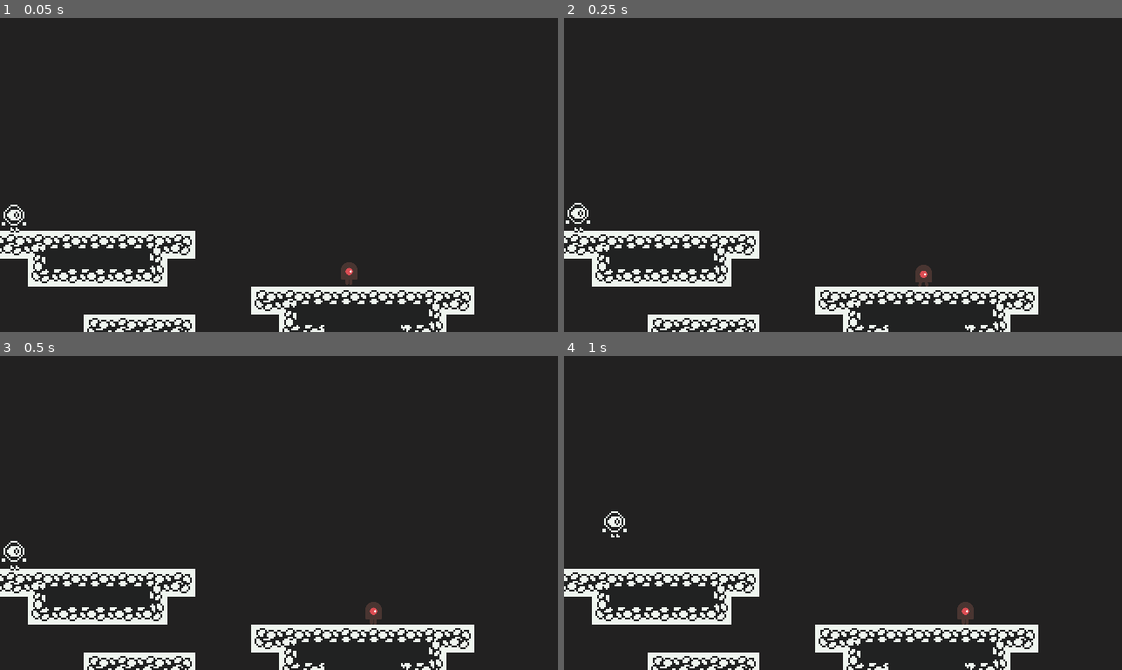
Above: before the commit, frames 1-4 (two rows, left to right).
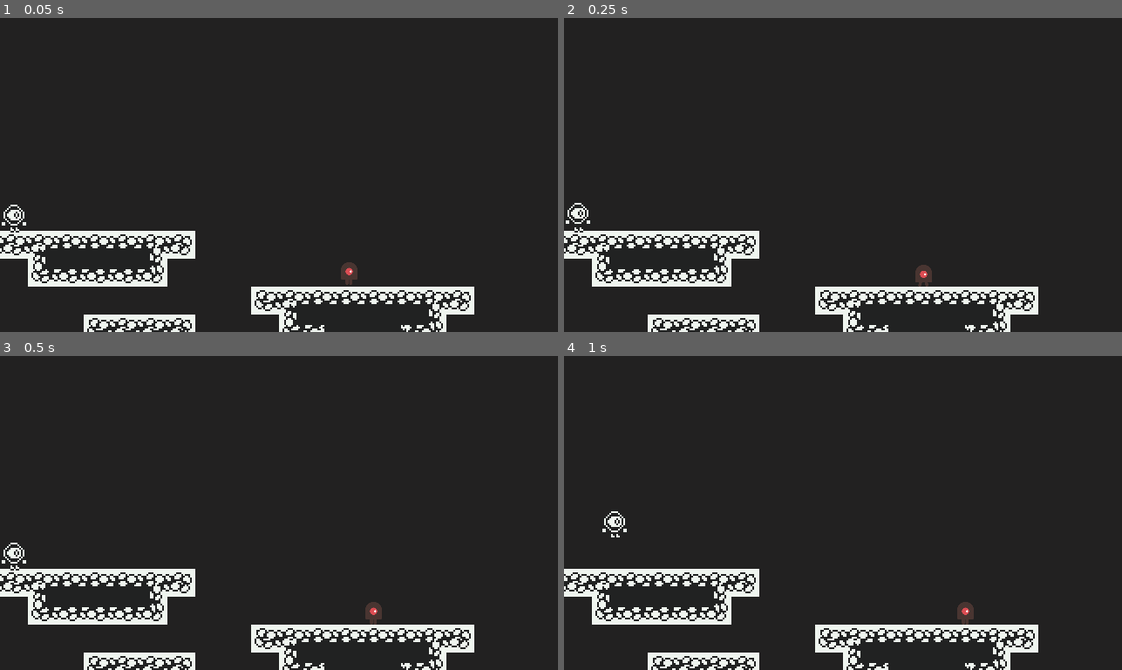
Above: after the commit, the same moments.

Repository: lssalgado/oge-godot
Game: Godot game, scene res://scenes/World.tscn
Two runs of this game, one before a commit and one after it. Both use one fixed random seed, a clock stepped at 60 frames per second and the inputs below.
Inputs:
- Up to frame 1 (0.05 s): no input
- Up to frame 2 (0.25 s): no input
- Up to frame 3 (0.5 s): no input
- Up to frame 4 (1 s): hold Right (ui_right) from 0.53 s (still down); tap Up (ui_up) at 0.77 s

Frames 1-2 are identical in both runs. In frame 3, 0.1% of the frame differs, in the area x 0-5%, y 58-67%; in frame 4, nothing differs.

Commit message:
many things

Diff:
--- a/project.godot
+++ b/project.godot
@@ -85,6 +85,12 @@
  ]
 }
 
+[layer_names]
+
+2d_physics/layer_1="World"
+2d_physics/layer_2="Player"
+2d_physics/layer_3="Enemy"
+
 [rendering]
 
 environment/default_clear_color=Color( 0.137255, 0.133333, 0.133333, 1 )
--- a/scenes/Mob.tscn
+++ b/scenes/Mob.tscn
@@ -8,7 +8,7 @@
 animations = [ {
 "frames": [ ExtResource( 1 ), ExtResource( 2 ) ],
 "loop": true,
-"name": "Walk",
+"name": "walk",
 "speed": 5.0
 } ]
 
@@ -25,16 +25,21 @@
 "Mob",
 ]]
 position = Vector2( 0.223221, -0.23597 )
+collision_layer = 8
+collision_mask = 3
 script = ExtResource( 3 )
 __meta__ = {
 "_edit_group_": true
 }
 
-[node name="AnimatedSprite" type="AnimatedSprite" parent="."]
+[node name="Skin" type="Node2D" parent="."]
 rotation = -1.5708
 scale = Vector2( 0.1, 0.1 )
+
+[node name="AnimatedSprite" type="AnimatedSprite" parent="Skin"]
+scale = Vector2( 1, 1 )
 frames = SubResource( 1 )
-animation = "Walk"
+animation = "walk"
 
 [node name="CollisionShape2D" type="CollisionShape2D" parent="."]
 shape = SubResource( 2 )
@@ -46,13 +51,11 @@
 position = Vector2( 5, 6 )
 enabled = true
 cast_to = Vector2( 6, 0 )
-collision_mask = 2
 
 [node name="WallCollision2" type="RayCast2D" parent="Raycasts"]
 position = Vector2( 5, -12 )
 enabled = true
 cast_to = Vector2( 6, 0 )
-collision_mask = 2
 
 [node name="Ledge" type="RayCast2D" parent="Raycasts"]
 position = Vector2( 6, 6 )
@@ -62,12 +65,16 @@
 [node name="Event_Collisions" type="Node2D" parent="."]
 
 [node name="Top" type="Area2D" parent="Event_Collisions"]
+collision_layer = 4
+collision_mask = 2
 
 [node name="CollisionShape2D" type="CollisionShape2D" parent="Event_Collisions/Top"]
 position = Vector2( 0, -6.20702 )
 shape = SubResource( 3 )
 
 [node name="Sides" type="Area2D" parent="Event_Collisions"]
+collision_layer = 4
+collision_mask = 2
 
 [node name="CollisionShape2D" type="CollisionShape2D" parent="Event_Collisions/Sides"]
 position = Vector2( -4, 0 )
--- a/scenes/Player.tscn
+++ b/scenes/Player.tscn
@@ -1,36 +1,35 @@
-[gd_scene load_steps=6 format=2]
+[gd_scene load_steps=9 format=2]
 
 [ext_resource path="res://assets/sprites/player/player.png" type="Texture" id=1]
 [ext_resource path="res://scripts/player/player.gd" type="Script" id=2]
 
-[sub_resource type="RectangleShape2D" id=1]
-extents = Vector2( 3.5, 7.5 )
-
-[sub_resource type="Animation" id=2]
+[sub_resource type="Animation" id=1]
 resource_name = "idle"
-length = 2.271
+length = 1.75
 loop = true
+step = 0.15
 tracks/0/type = "value"
-tracks/0/path = NodePath("Sprite:frame")
+tracks/0/path = NodePath(".:frame")
 tracks/0/interp = 1
-tracks/0/loop_wrap = false
+tracks/0/loop_wrap = true
 tracks/0/imported = false
 tracks/0/enabled = true
 tracks/0/keys = {
-"times": PoolRealArray( 0, 0.2, 0.4, 0.6, 0.8, 1, 1.2, 1.4, 1.6, 1.8, 2, 2.05 ),
+"times": PoolRealArray( 0, 0.15, 0.3, 0.45, 0.6, 0.75, 0.9, 1.05, 1.2, 1.35, 1.5, 1.65 ),
 "transitions": PoolRealArray( 1, 1, 1, 1, 1, 1, 1, 1, 1, 1, 1, 1 ),
 "update": 1,
 "values": [ 0, 1, 2, 3, 4, 5, 6, 7, 8, 9, 10, 11 ]
 }
 
-[sub_resource type="Animation" id=3]
+[sub_resource type="Animation" id=2]
 resource_name = "walk"
 length = 0.6
 loop = true
+step = 0.15
 tracks/0/type = "value"
-tracks/0/path = NodePath("Sprite:frame")
+tracks/0/path = NodePath(".:frame")
 tracks/0/interp = 1
-tracks/0/loop_wrap = false
+tracks/0/loop_wrap = true
 tracks/0/imported = false
 tracks/0/enabled = true
 tracks/0/keys = {
@@ -40,9 +39,50 @@
 "values": [ 12, 13, 14, 15 ]
 }
 
+[sub_resource type="Animation" id=3]
+resource_name = "damage"
+length = 0.1
+step = 0.05
+tracks/0/type = "value"
+tracks/0/path = NodePath(".:modulate")
+tracks/0/interp = 1
+tracks/0/loop_wrap = true
+tracks/0/imported = false
+tracks/0/enabled = true
+tracks/0/keys = {
+"times": PoolRealArray( 0, 0.05, 0.1 ),
+"transitions": PoolRealArray( 1, 1, 1 ),
+"update": 0,
+"values": [ Color( 1, 1, 1, 1 ), Color( 0.611765, 0, 0, 1 ), Color( 1, 1, 1, 1 ) ]
+}
+
+[sub_resource type="Animation" id=4]
+resource_name = "flash"
+length = 0.3
+loop = true
+tracks/0/type = "value"
+tracks/0/path = NodePath(".:visible")
+tracks/0/interp = 1
+tracks/0/loop_wrap = true
+tracks/0/imported = false
+tracks/0/enabled = true
+tracks/0/keys = {
+"times": PoolRealArray( 0, 0.2 ),
+"transitions": PoolRealArray( 1, 1 ),
+"update": 1,
+"values": [ true, false ]
+}
+
+[sub_resource type="Animation" id=5]
+resource_name = "rest"
+
+[sub_resource type="RectangleShape2D" id=6]
+extents = Vector2( 3.5, 7.5 )
+
 [node name="Player" type="KinematicBody2D" groups=[
 "Player",
 ]]
+collision_layer = 2
 script = ExtResource( 2 )
 
 [node name="Sprite" type="Sprite" parent="." groups=[
@@ -51,14 +91,20 @@
 texture = ExtResource( 1 )
 vframes = 4
 hframes = 12
+frame = 13
+
+[node name="AnimationPlayer" type="AnimationPlayer" parent="Sprite"]
+anims/idle = SubResource( 1 )
+anims/walk = SubResource( 2 )
+
+[node name="AnimationEffects" type="AnimationPlayer" parent="Sprite"]
+anims/damage = SubResource( 3 )
+anims/flash = SubResource( 4 )
+anims/rest = SubResource( 5 )
 
 [node name="CollisionShape2D" type="CollisionShape2D" parent="."]
 position = Vector2( 0.5, 0.5 )
-shape = SubResource( 1 )
-
-[node name="AnimationPlayer" type="AnimationPlayer" parent="."]
-anims/idle = SubResource( 2 )
-anims/walk = SubResource( 3 )
+shape = SubResource( 6 )
 
 [node name="Camera2D" type="Camera2D" parent="."]
 current = true
@@ -73,3 +119,10 @@
 drag_margin_bottom = 0.3
 editor_draw_limits = true
 editor_draw_drag_margin = true
+
+[node name="Timers" type="Node2D" parent="."]
+
+[node name="Damage_Timer" type="Timer" parent="Timers"]
+wait_time = 5.0
+one_shot = true
+[connection signal="timeout" from="Timers/Damage_Timer" to="." method="_on_Damage_Timer_timeout"]
--- a/scenes/World.tscn
+++ b/scenes/World.tscn
@@ -471,7 +471,6 @@
 tile_set = SubResource( 48 )
 cell_size = Vector2( 16, 16 )
 cell_custom_transform = Transform2D( 16, 0, 0, 16, 0, 0 )
-collision_layer = 3
 format = 1
 tile_data = PoolIntArray( -65537, 0, 3, -1, 0, 65539, 65535, 0, 65539, 131071, 0, 65539, 196607, 0, 262148, 131072, 0,  …(2103 unchanged characters)…
 
--- a/scripts/Entity.gd
+++ b/scripts/Entity.gd
@@ -10,6 +10,8 @@
 
 var max_speed: int = 32
 var jump_force: int = 120
+var lives: int = 1
+var invulnerable: bool = false
 var resistance: float = NO_RESISTANCE
 var direction: float = 1
 var counter: int = 0
@@ -26,6 +28,9 @@
 	motion.y = -jump_force
 	resistance = AIR_RESISTANCE
 
+func take_damage():
+	pass
+
 func physics_process(delta: float):
 	process_horizontal_movement(delta)
 	process_vertical_movement(delta)
--- a/scripts/Mob.gd
+++ b/scripts/Mob.gd
@@ -3,7 +3,7 @@
 
 func _ready():
 	set_physics_process(true)
-	$AnimatedSprite.play("walk")
+	$Skin/AnimatedSprite.play("walk")
 
 func change_direction():
 	direction = direction * -1
@@ -24,5 +24,9 @@
 	physics_process(delta)
 
 func _on_Top_body_entered(body: Node):
-	if body.is_in_group("Player") == true:
+	if body.is_in_group("Player"):
 		queue_free()
+
+func _on_Sides_body_entered(body):
+	if body.is_in_group("Player") and body.invulnerable == false:
+		body.take_damage()
--- a/scripts/World.gd
+++ b/scripts/World.gd
@@ -54,6 +54,8 @@
 	add_mobs()
 	place_player()
 
+	$Player.connect("player_dead", self, "on_player_dead")
+
 func _process(delta: float):
 	if Input.is_action_just_pressed("restart"):
 		new_game()
@@ -63,3 +65,6 @@
 		new_game()
 	elif body.is_in_group("Mob") == true:
 		body.queue_free()
+
+func on_player_dead():
+	new_game()
--- a/scripts/player/player.gd
+++ b/scripts/player/player.gd
@@ -2,15 +2,31 @@
 
 class_name Player
 
+signal player_dead
+
 onready var sprite = $Sprite
-onready var animation_player = $AnimationPlayer
+onready var animation_player = $Sprite/AnimationPlayer
+onready var animation_effects = $Sprite/AnimationEffects
+onready var damage_timer = $Timers/Damage_Timer
 
 func _ready():
 	max_speed = 64
 	jump_force = 150
+	lives = 3
 
 func take_damage():
 	print("Damage Taken")
+
+	lives -= 1
+
+	if lives <= 0:
+		emit_signal("player_dead")
+	else:
+		animation_effects.play("damage")
+		animation_effects.queue("flash")
+		damage_timer.start()
+		invulnerable = true
+		set_collision_mask_bit(2, false)
 
 func process_horizontal_movement(delta: float):
 	.process_horizontal_movement(delta)
@@ -38,3 +54,8 @@
 	direction = Input.get_action_strength("ui_right") - Input.get_action_strength("ui_left")
 
 	physics_process(delta)
+
+func _on_Damage_Timer_timeout():
+	animation_effects.play("rest")
+	invulnerable = false
+	set_collision_mask_bit(2, true)
